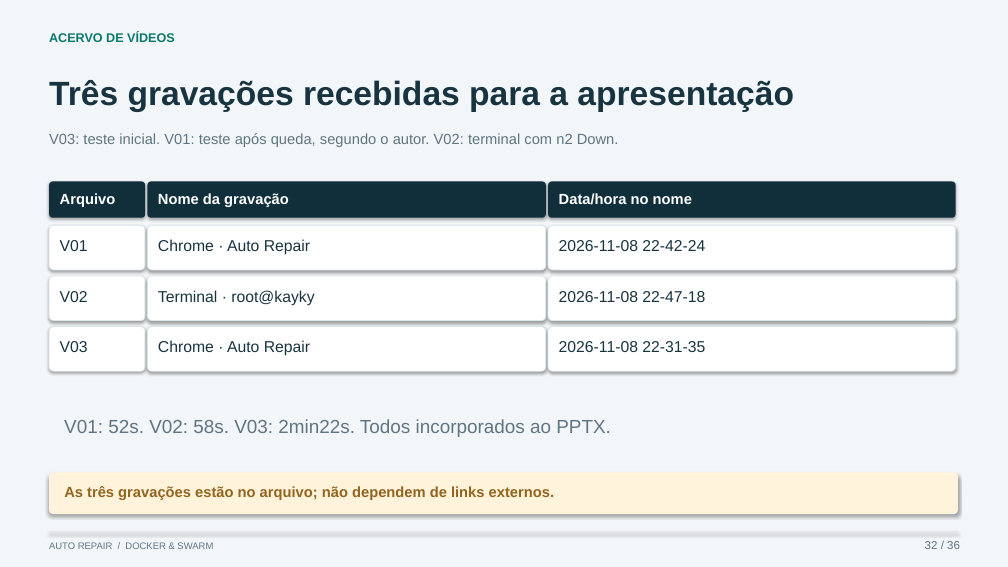
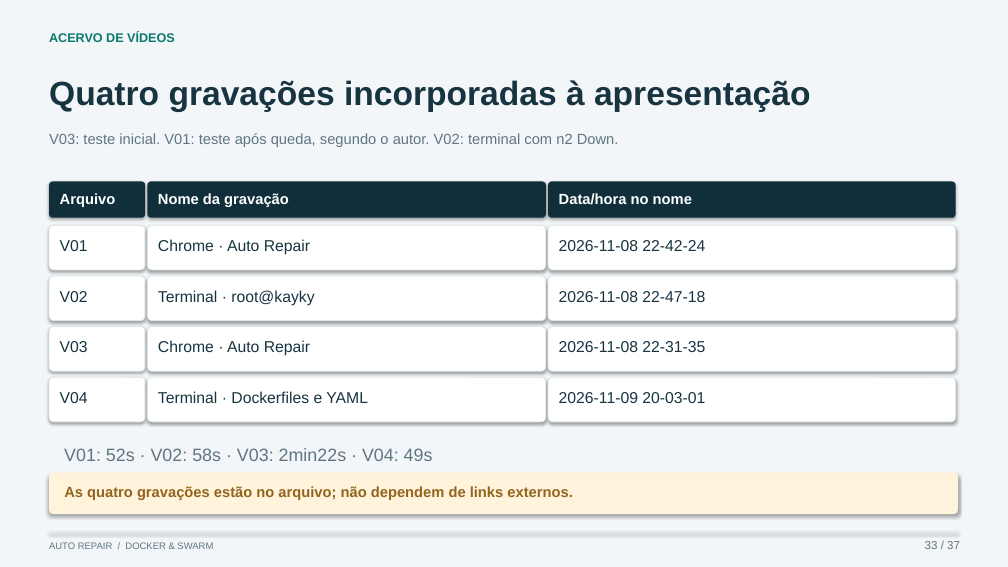
Before and after one commit to KaykyMatos845/auto-repair-budget-agent, a slide deck: slide 33 of public/auto-repair-apresentacao-demonstracao.pptx (slide 32 before the commit). Drawn at 1008x567 pixels with LibreOffice and Linux fonts; fonts in the diff are those of the drawing. Boxes give left, top, right and bottom in pixels: in the first picture for what was removed or moved away, otherwise in the second. Text is boxed around its words. In the diff, an @@ line names an element or a change of style, - is before the commit and + after.

Commit message:
Add Dockerfile and Compose walkthrough video to the presentation

```diff
--- a/public/auto-repair-apresentacao-demonstracao.pptx
+++ b/public/auto-repair-apresentacao-demonstracao.pptx
@@ text at box(49, 80, 811, 112): text changed @@
-Três gravações recebidas para a apresentação
+Quatro gravações incorporadas à apresentação
@@ rounded rectangle added at box(49, 377, 145, 422), fill #FFFFFF, outline #DCE6EA 0.75 pt @@
@@ rounded rectangle added at box(147, 377, 546, 422), fill #FFFFFF, outline #DCE6EA 0.75 pt @@
@@ rounded rectangle added at box(548, 377, 956, 422), fill #FFFFFF, outline #DCE6EA 0.75 pt @@
@@ text added at box(60, 392, 88, 403), 15 pt, text #183440 @@
+V04
@@ text added at box(158, 391, 368, 403), 15 pt, text #183440 @@
+Terminal · Dockerfiles e YAML
@@ text added at box(559, 392, 705, 403), 15 pt, text #183440 @@
+2026-11-09 20-03-01
@@ text at box(64, 448, 433, 461): text changed; size 18 to 17 pt @@
-V01: 52s. V02: 58s. V03: 2min22s. Todos incorporados ao PPTX.
+V01: 52s · V02: 58s · V03: 2min22s · V04: 49s
@@ text at box(64, 486, 572, 500): text changed @@
-As três gravações estão no arquivo; não dependem de links externos.
+As quatro gravações estão no arquivo; não dependem de links externos.
@@ text at box(925, 541, 960, 549): text changed @@
-32 / 36
+33 / 37
```
Also in this commit, not shown: 35 other slides changed, 1 slide added, 5 other files.
